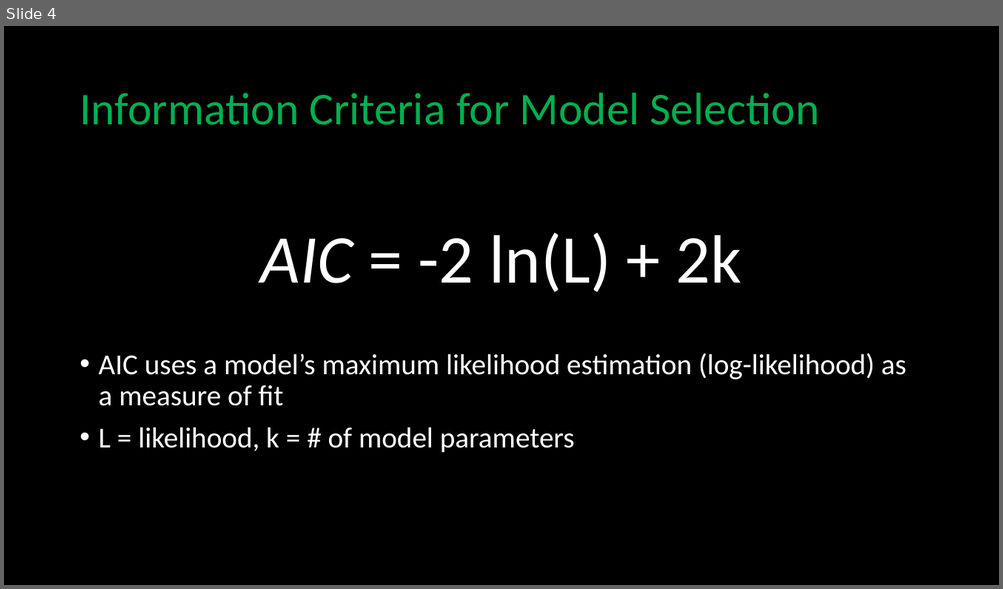
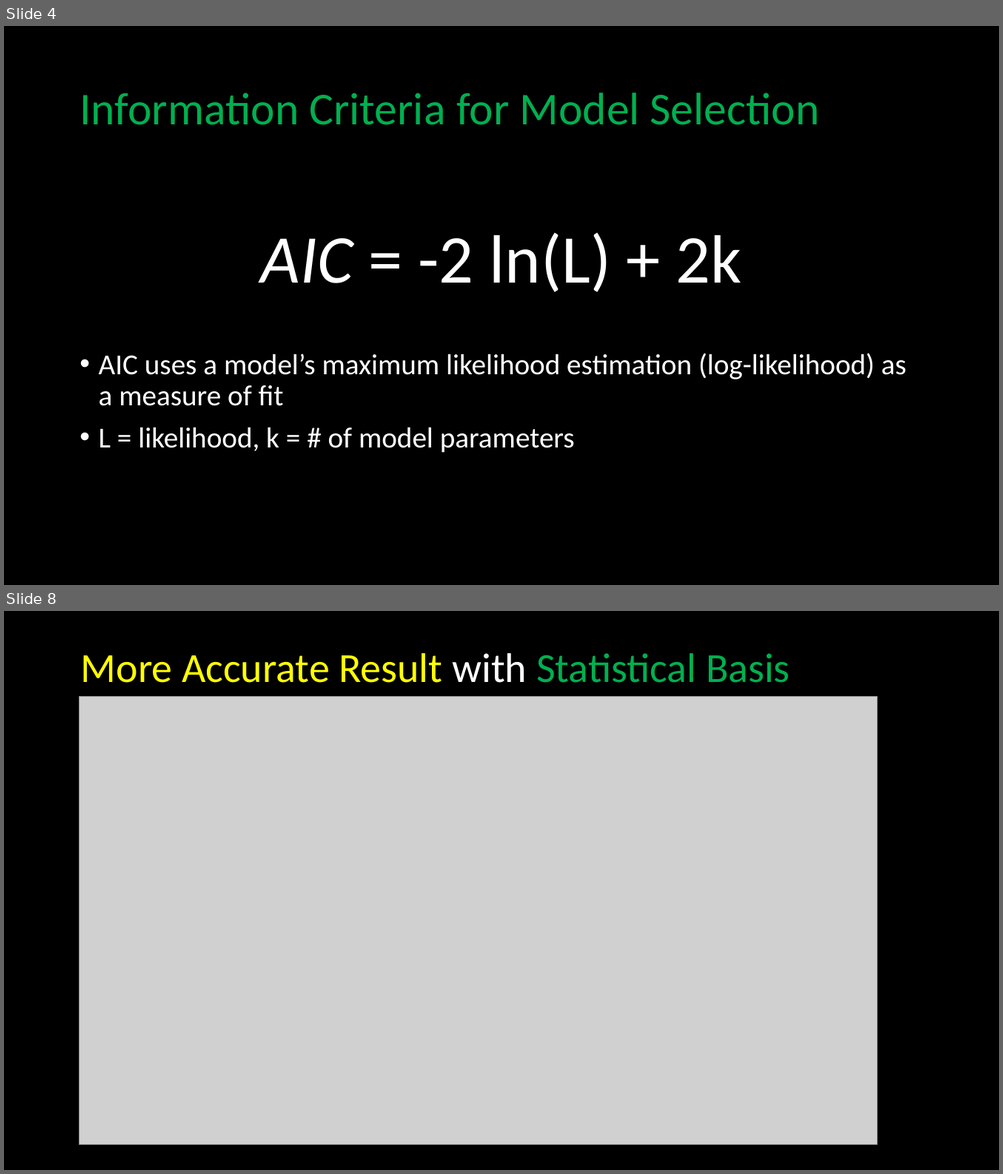
Before and after one commit to jarmoza/twain_autobio_modelquality, a slide deck: nyudh_summerfellowship_jonathan_armoza.pptx. Shown one above the other, each under a label of ours: slide 4 before the commit, slides 4 and 8 after it; the slides between them are not shown. The pictures are 1003x589 and 1003x1174 pixels, drawn with LibreOffice and Linux fonts; fonts in the diff are those of the drawing; grey boxes stand for pictures. Boxes give left, top, right and bottom in pixels: in the first picture for what was removed or moved away, otherwise in the second. Text is boxed around its words. In the diff, an @@ line names an element or a change of style, - is before the commit and + after.

```diff
--- a/nyudh_summerfellowship_jonathan_armoza.pptx
+++ b/nyudh_summerfellowship_jonathan_armoza.pptx
@@ slide 8 added at <box>4,611,999,1170</box>, background #000000 @@
@@ title added at <box>81,653,790,683</box>, 40 pt, text #FFFF00 @@
+More Accurate Result with Statistical Basis
@@ picture added at <box>79,697,877,1145</box> @@
```
Also in this commit, not shown: 5 slides changed, 1 other slide added, 1 slide removed.
